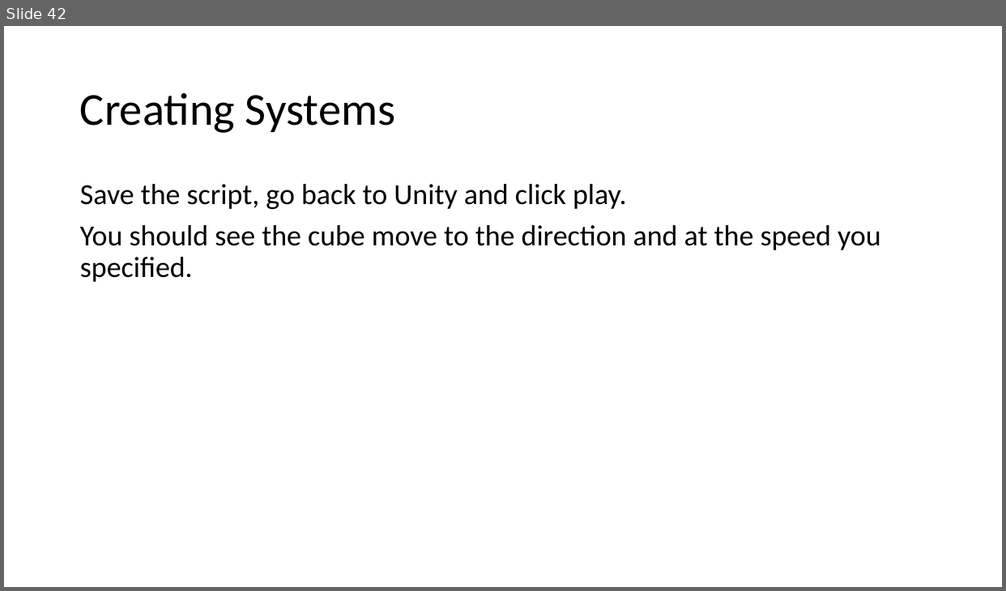
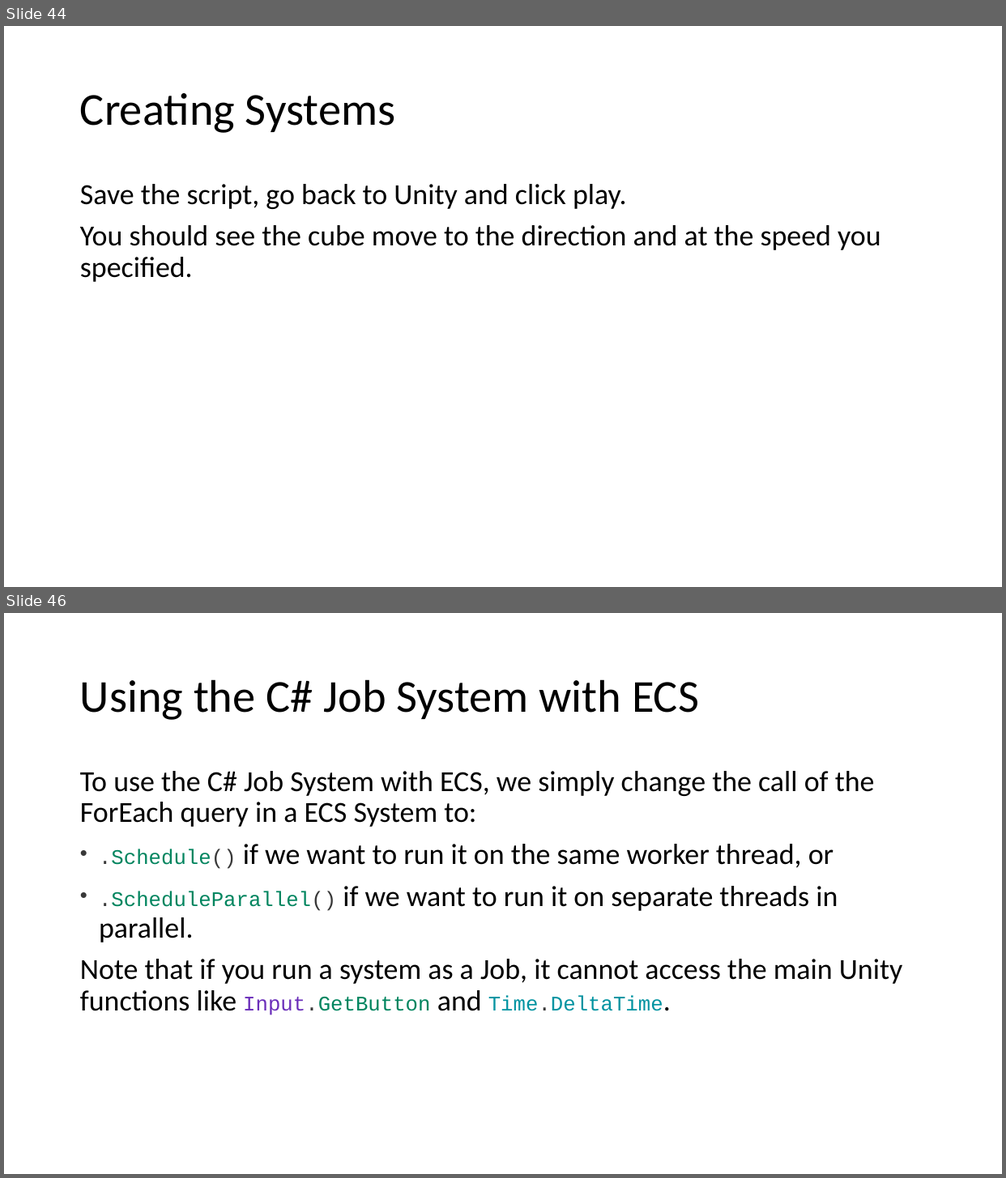
Before and after one commit to ElishaAz/Introduction-to-Unity-DOTS, a slide deck: Unity DOTS.pptx. Shown one above the other, each under a label of ours: slide 42 before the commit, slides 44 and 46 after it; the slides between them are not shown. The pictures are 1006x591 and 1006x1178 pixels, drawn with LibreOffice and Linux fonts; fonts in the diff are those of the drawing. Boxes give left, top, right and bottom in pixels: in the first picture for what was removed or moved away, otherwise in the second. Text is boxed around its words. In the diff, an @@ line names an element or a change of style, - is before the commit and + after.

```diff
--- a/Unity DOTS.pptx
+++ b/Unity DOTS.pptx
@@ slide 46 added at (4, 613, 1002, 1174), background #FFFFFF @@
@@ title added at (80, 679, 699, 720), 44 pt, text #000000 @@
+Using the C# Job System with ECS
@@ text added at (80, 771, 902, 1016), 28 pt, text #000000 @@
+To use the C# Job System with ECS, we simply change the call of the ForEach query in a ECS System to:
+• .Schedule() if we want to run it on the same worker thread, or
+• .ScheduleParallel() if we want to run it on separate threads in parallel.
+Note that if you run a system as a Job, it cannot access the main Unity functions like Input.GetButton and Time.DeltaTime.
@@ what was slide 42 is now slide 44 @@
```
Also in this commit, not shown: 5 slides changed, 2 other slides added, 3 other files.
